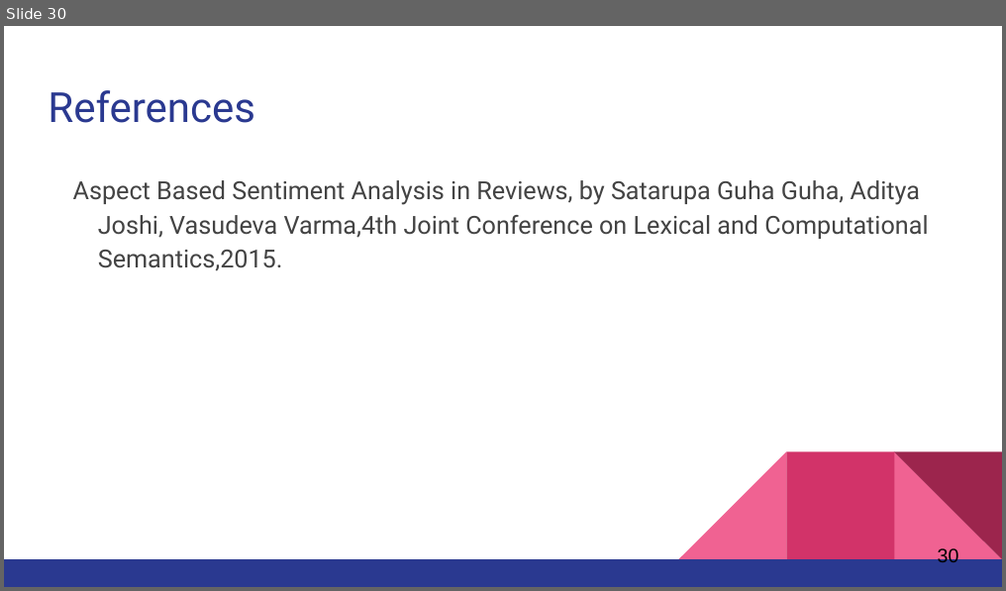
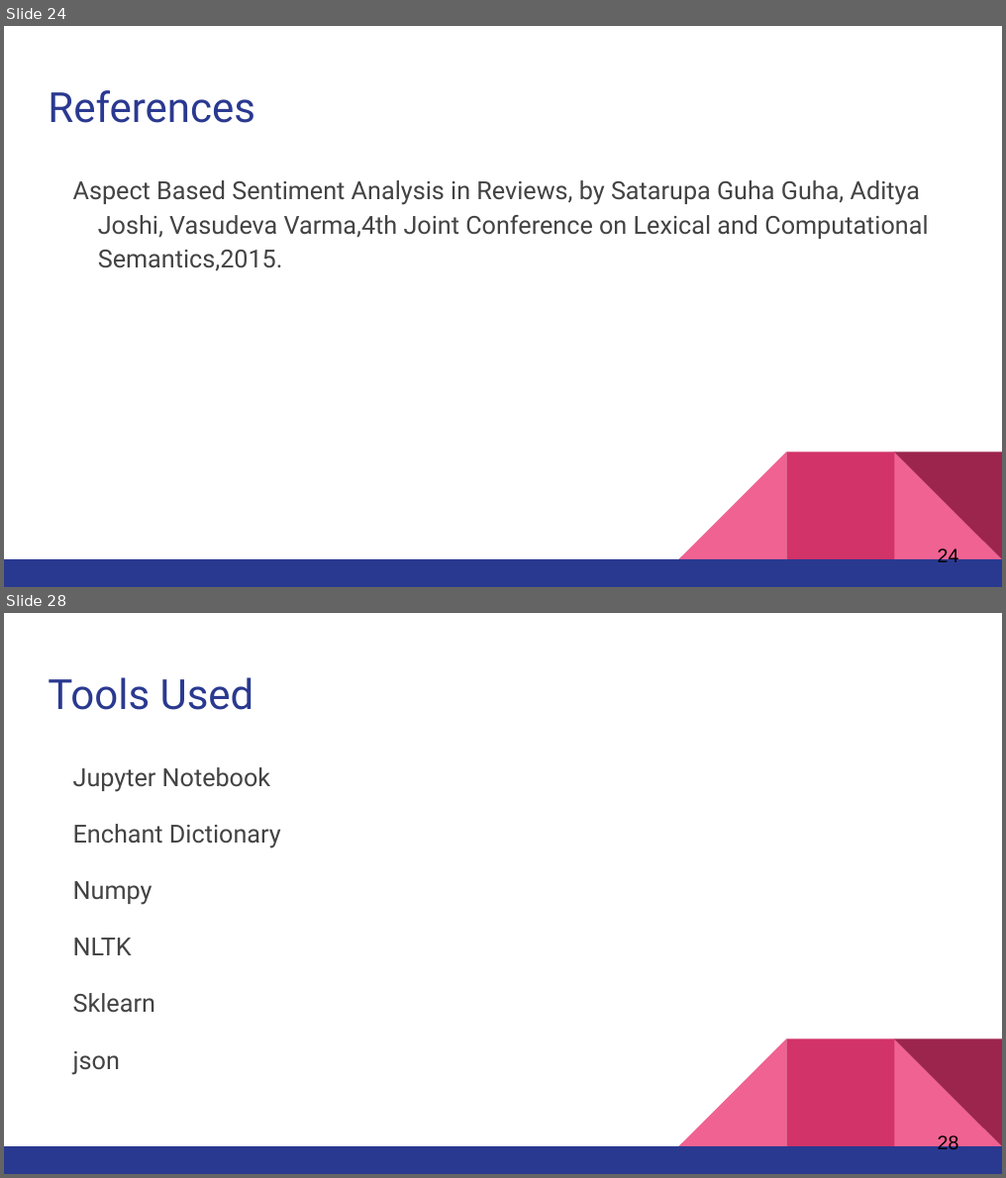
Before and after one commit to pranavshenoy/job_analysis, a slide deck: Presentation/final_presentation.pptx. Shown one above the other, each under a label of ours: slide 30 before the commit, slides 24 and 28 after it; the slides between them are not shown. The pictures are 1006x591 and 1006x1178 pixels, drawn with LibreOffice and Linux fonts; fonts in the diff are those of the drawing. Boxes give left, top, right and bottom in pixels: in the first picture for what was removed or moved away, otherwise in the second. Text is boxed around its words. In the diff, an @@ line names an element or a change of style, - is before the commit and + after.

```diff
--- a/Presentation/final_presentation.pptx
+++ b/Presentation/final_presentation.pptx
@@ slide 28 added at [4,613,1002,1174], background #FFFFFF; not listed: 5 template elements that a slide beside it also shows @@
@@ title added at [48,677,254,710], 30 pt, text #2A3990 @@
+Tools Used
@@ text added at [73,767,281,1075], 18 pt, text #434343 @@
+Jupyter Notebook
+Enchant Dictionary
+Numpy
+NLTK
+Sklearn
+json
@@ page number added at [938,1134,959,1154], 14 pt, text #000000 @@
+28
@@ what was slide 30 is now slide 24 @@
@@ page number at [938,547,959,567]: text changed @@
-30
+24
```
Also in this commit, not shown: 12 slides changed, 6 other slides added, 8 slides removed, 26 other files.
